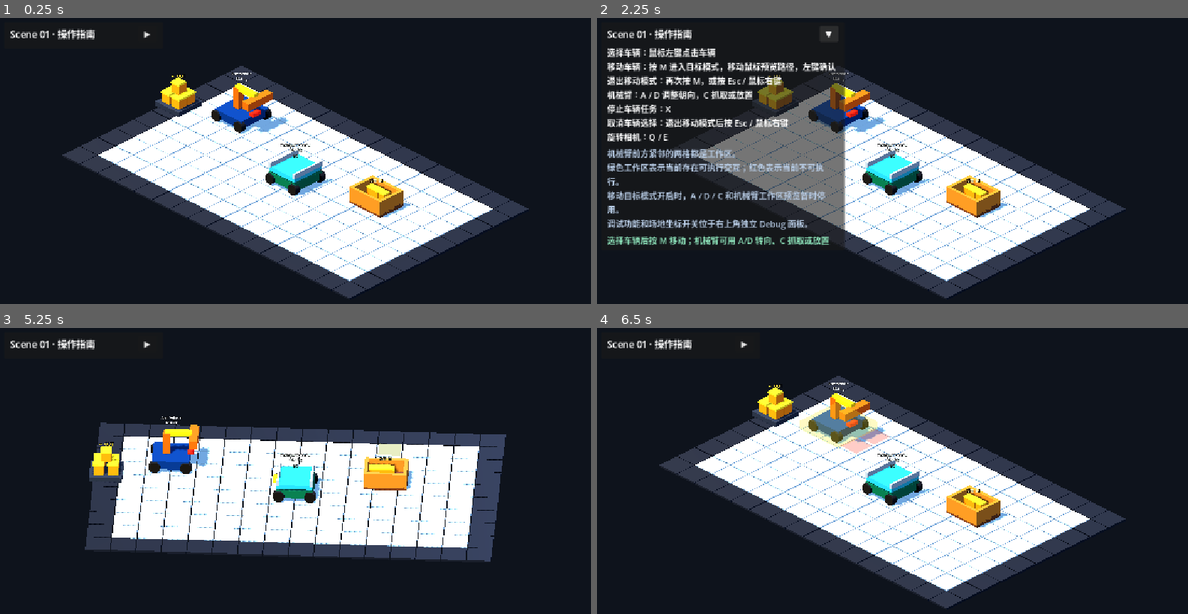
Above: before the commit, frames 1-4 (two rows, left to right).
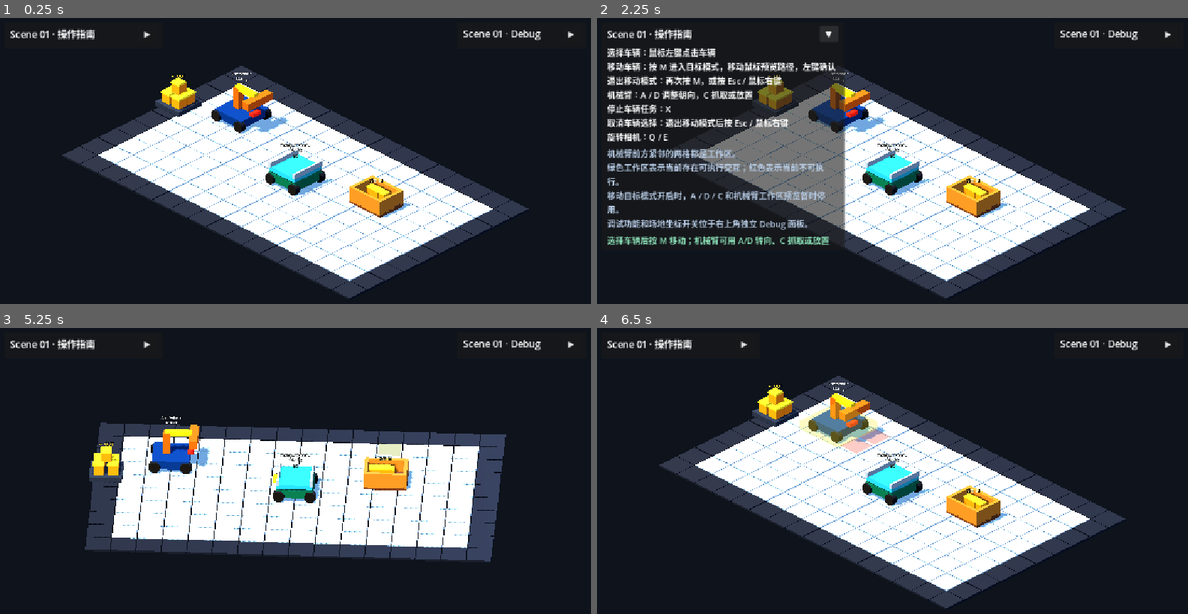
Above: after the commit, the same moments.

Repository: Ri0n72Y/automata
Game: Godot game, scene res://scenes/scene_01/scene_01_basic_packing.tscn
Same seed, same stepped clock (60 frames per second), same inputs: the game is played once before the commit and once after it.
Inputs (mouse positions are in pixels of both pictures, inside the frame that each line leads up to):
- Up to frame 1 (0.25 s): no input
- Up to frame 2 (2.25 s): click "▶" at 0.5 s; click "▼" at 1.25 s; click "▶" at 2 s
- Up to frame 3 (5.25 s): click "▼" at 2.75 s; click "▶" at 3.5 s; click "▼" at 4.25 s; tap Enter at 5 s; move the mouse to (425, 473) at 5.02 s; tap Q (camera_rotate_clockwise) at 5.1 s; click (425, 473) at 5.17 s
- Up to frame 4 (6.5 s): tap Space at 5.27, 5.75, 6.02 s; move the mouse to (774, 508) at 5.77 s; tap E (camera_rotate_counterclockwise) at 5.85 s; click (774, 508) at 5.92 s

The runs differ from the first frame. In frame 1, 0.2% of the frame differs, in the area x 78-98%, y 4-8%; in frame 2, 0.2%; in frame 3, 0.2%; in frame 4, 0.2%.

Commit message:
[codex]refactor(scene-01): separate guide and debug UI

Diff:
--- a/scenes/scene_01/scene_01_basic_packing.tscn
+++ b/scenes/scene_01/scene_01_basic_packing.tscn
@@ -19,6 +19,7 @@
 [ext_resource type="Script" path="res://scripts/objects/ground_block_field.gd" id="17_ground_field"]
 [ext_resource type="PackedScene" path="res://scenes/scene_01/components/grab_drop_interaction_preview.tscn" id="18_grab_drop_preview"]
 [ext_resource type="Script" path="res://scripts/input/vehicle_grab_drop_input_router.gd" id="19_grab_drop_input"]
+[ext_resource type="PackedScene" path="res://scenes/scene_01/components/scene_01_debug_ui.tscn" id="20_debug_ui"]
 
 [sub_resource type="Resource" id="Resource_ground_field"]
 resource_local_to_scene = true
@@ -109,5 +110,9 @@
 
 [node name="UIRoot" parent="." instance=ExtResource("9_manual_ui")]
 unique_name_in_owner = true
+grab_drop_controller_path = NodePath("../SceneRoot/GridRoot/VehicleGrabDropController")
+
+[node name="DebugUIRoot" parent="." instance=ExtResource("20_debug_ui")]
+unique_name_in_owner = true
 scene_controller_path = NodePath("..")
-grab_drop_controller_path = NodePath("../SceneRoot/GridRoot/VehicleGrabDropController")
+grid_debug_view_path = NodePath("../SceneRoot/GridRoot/GridDebugView")
Not shown: 1 places in scenes/scene_01/scene_01_basic_packing.tscn that only renumber resources
